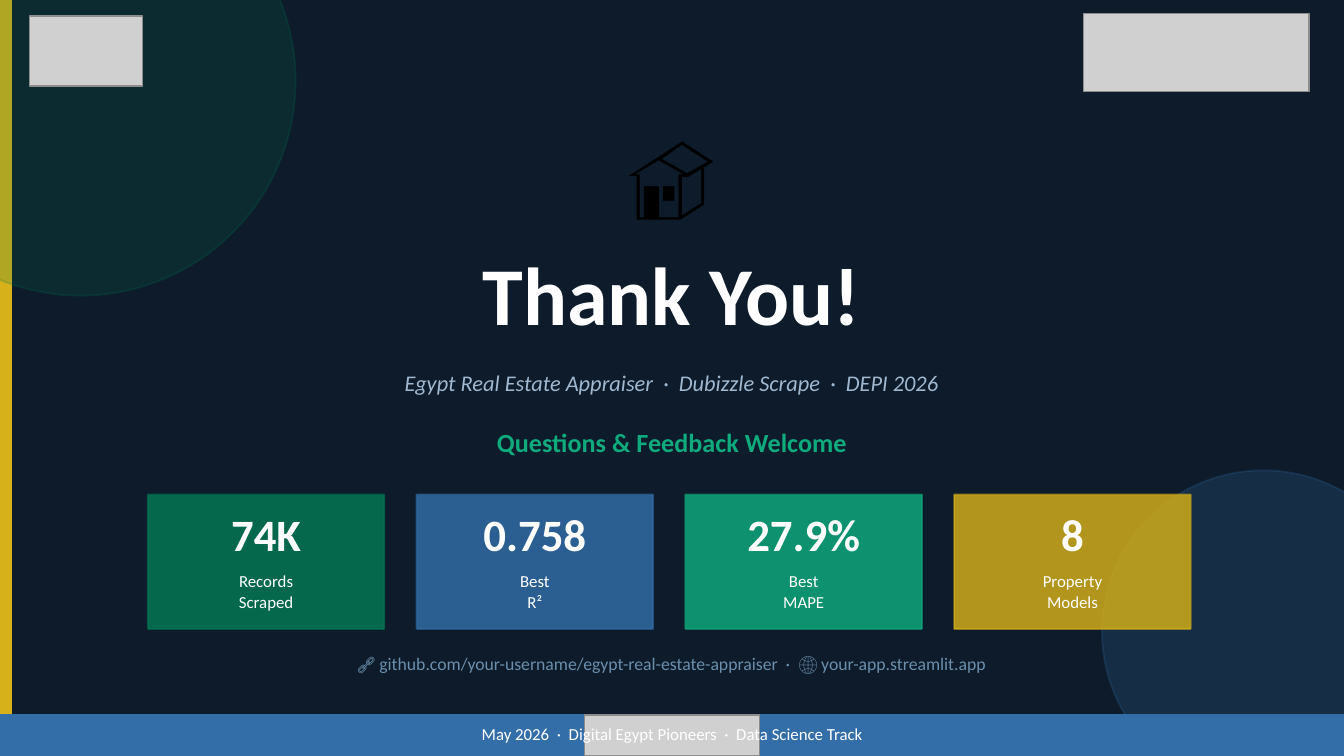
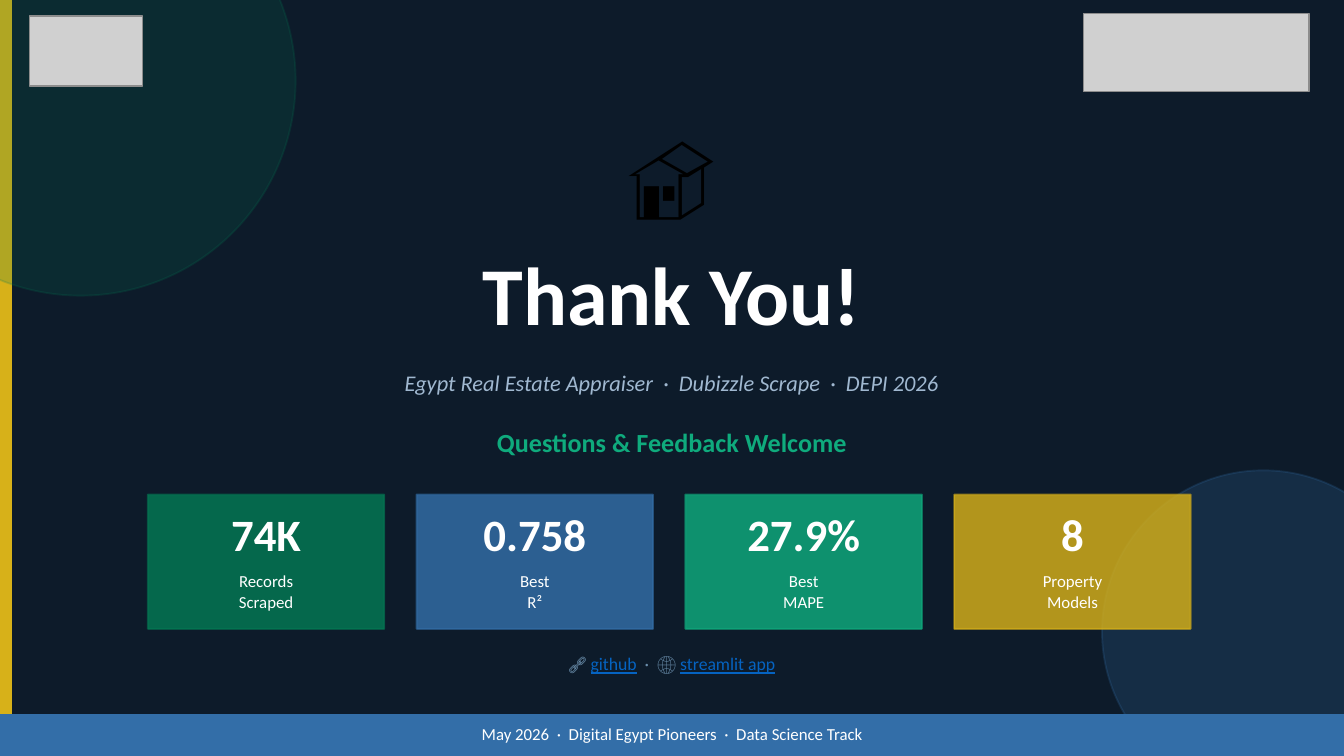
Before and after one commit to nhahub/NHA-4-032, a slide deck: slide 25 of Egypt_RE_Presentation_Final_v2.pptx. Drawn at 1344x756 pixels with LibreOffice and Linux fonts; fonts in the diff are those of the drawing; grey boxes stand for pictures. Boxes give left, top, right and bottom in pixels: in the first picture for what was removed or moved away, otherwise in the second. Text is boxed around its words. In the diff, an @@ line names an element or a change of style, - is before the commit and + after.

```diff
--- a/Egypt_RE_Presentation_Final_v2.pptx
+++ b/Egypt_RE_Presentation_Final_v2.pptx
@@ text at <box>591,657,775,674</box>: text changed; text colour #6B8FAD to #0563C1 @@
-🔗 github.com/your-username/egypt-real-estate-appraiser · 🌐 your-app.streamlit.app
+🔗 github · 🌐 streamlit app
@@ picture removed at <box>585,715,759,755</box> @@
```
Also in this commit, not shown: 19 other slides changed, 1 other file.
